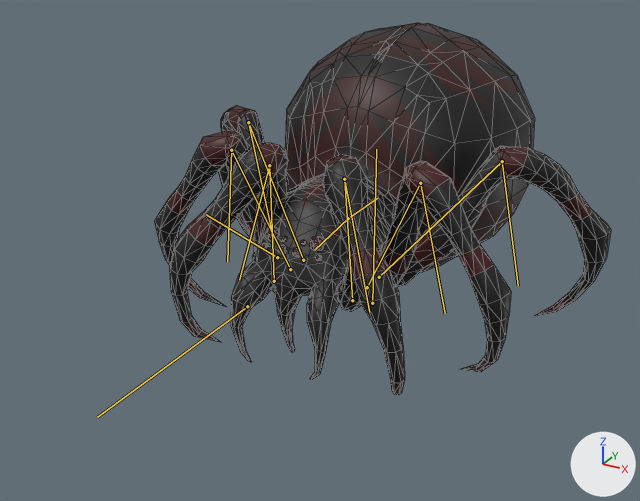
The FBX model 이현수/제작 에셋/uasset/MonsterSpider.fbx: old version first, new version second.
The view is the same before and after, from a 50 mm camera at (1.045, -2.402, 1.26) aimed at (-0.045, -0.42, 0.269). Every picture has the same lights, and +X, +Y and +Z are marked at lower right. The picture after the commit comes second. Both versions are drawn at frame 14 of the action 'SpiderAmature|03Attack01'; the numbers are the values there. The bones that change, and the others that lie on the model, are drawn over the model as lines. Mesh edges are drawn as thin lines.

The first picture shows 'Spider'.
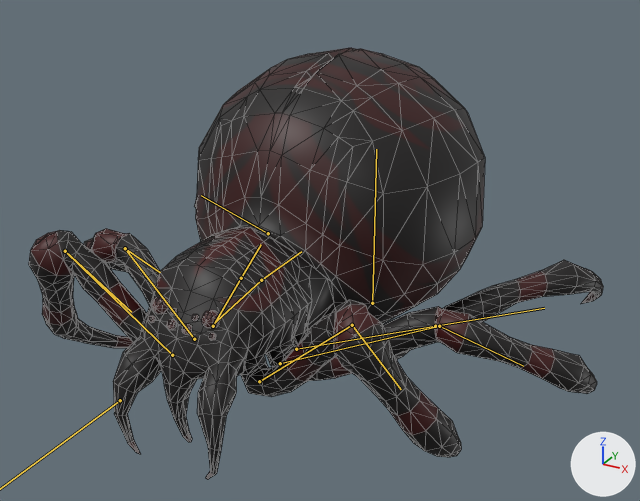
Location of each change, [x1, y1, x2, y2] in pixels of the pictures (640 x 501 px):
'Spider', posed (26% wider, 16% taller)
    before: [154, 23, 611, 395]
    after: [29, 48, 603, 479]
bone 'LegBack.001.L', root to tip
    before: (379, 277) to (502, 161)
    after: (296, 349) to (435, 326)
bone 'LegBack.002.L', root to tip
    before: (502, 161) to (518, 285)
    after: (435, 326) to (544, 308)
bone 'LegMiddle.001.L', root to tip
    before: (367, 287) to (420, 183)
    after: (280, 363) to (439, 326)
bone 'LegMiddle.002.L', root to tip
    before: (420, 183) to (445, 313)
    after: (439, 326) to (523, 366)
bone 'LegFront.001.L', root to tip
    before: (352, 300) to (344, 179)
    after: (259, 381) to (352, 325)
bone 'LegFront.002.L', root to tip
    before: (344, 179) to (369, 312)
    after: (352, 325) to (401, 389)
bone 'LegBack.001.R', root to tip
    before: (303, 260) to (248, 122)
    after: (213, 326) to (241, 278)
bone 'LegBack.002.R', root to tip
    before: (248, 122) to (272, 232)
    after: (241, 278) to (261, 244)
bone 'LegMiddle.001.R', root to tip
    before: (290, 269) to (231, 150)
    after: (194, 339) to (125, 248)
bone 'LegMiddle.002.R', root to tip
    before: (231, 150) to (227, 261)
    after: (125, 248) to (160, 272)
bone 'LegFront.001.R', root to tip
    before: (274, 281) to (269, 165)
    after: (172, 355) to (65, 251)
bone 'LegFront.002.R', root to tip
    before: (269, 165) to (239, 279)
    after: (65, 251) to (131, 312)

The edits, one by one:
Bone 'SpiderCenter' (bone_spidercenter) moves from (0.0, 0.171, 0.08) to (0.0, 0.624, 0.08).
Bone 'LegBack.001.L' (bone_legback_001_l) turns from (6, 7, 5) to (-60, 18, 5) degrees about its own x, y and z.
Bone 'LegBack.002.L' (bone_legback_002_l) turns from (6, 0, 10) to (122, -23, 27) degrees about its own x, y and z.
Bone 'LegMiddle.001.L' (bone_legmiddle_001_l) turns from (10, 7, 18) to (-45, 19, -16) degrees about its own x, y and z.
Bone 'LegMiddle.002.L' (bone_legmiddle_002_l) turns from (9, -1, 15) to (62, 33, -27) degrees about its own x, y and z.
Bone 'LegFront.001.L' (bone_legfront_001_l) turns from (-4, 7, 34) to (-25, 14, -19) degrees about its own x, y and z.
Bone 'LegFront.002.L' (bone_legfront_002_l) turns from (-2, -1, -29) to (-49, 0, -23) degrees about its own x, y and z.
Bone 'LegBack.001.R' (bone_legback_001_r) turns from (6, -7, -5) to (-60, -18, -5) degrees about its own x, y and z.
Bone 'LegBack.002.R' (bone_legback_002_r) turns from (6, 0, -10) to (122, 23, -27) degrees about its own x, y and z.
Bone 'LegMiddle.001.R' (bone_legmiddle_001_r) turns from (10, -7, -18) to (-45, -19, 16) degrees about its own x, y and z.
Bone 'LegMiddle.002.R' (bone_legmiddle_002_r) turns from (9, 1, -15) to (62, -33, 27) degrees about its own x, y and z.
Bone 'LegFront.001.R' (bone_legfront_001_r) turns from (-4, -7, -34) to (-25, -14, 19) degrees about its own x, y and z.
Bone 'LegFront.002.R' (bone_legfront_002_r) turns from (-2, 1, 29) to (-49, 0, 23) degrees about its own x, y and z.
